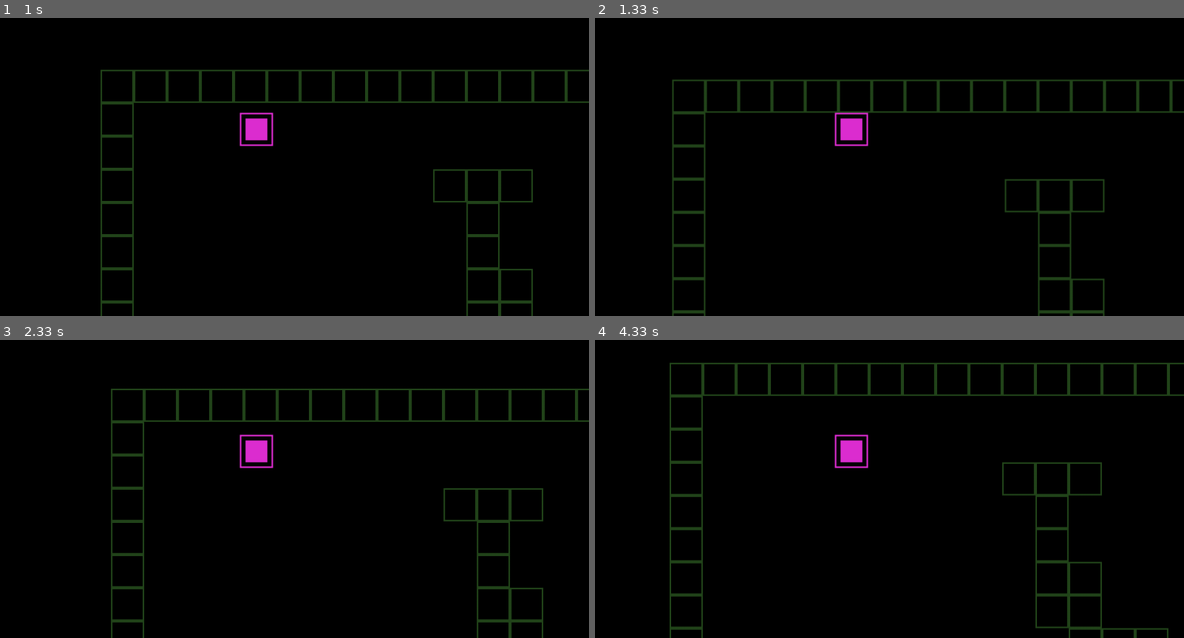
Above: before the commit, frames 1-4 (two rows, left to right).
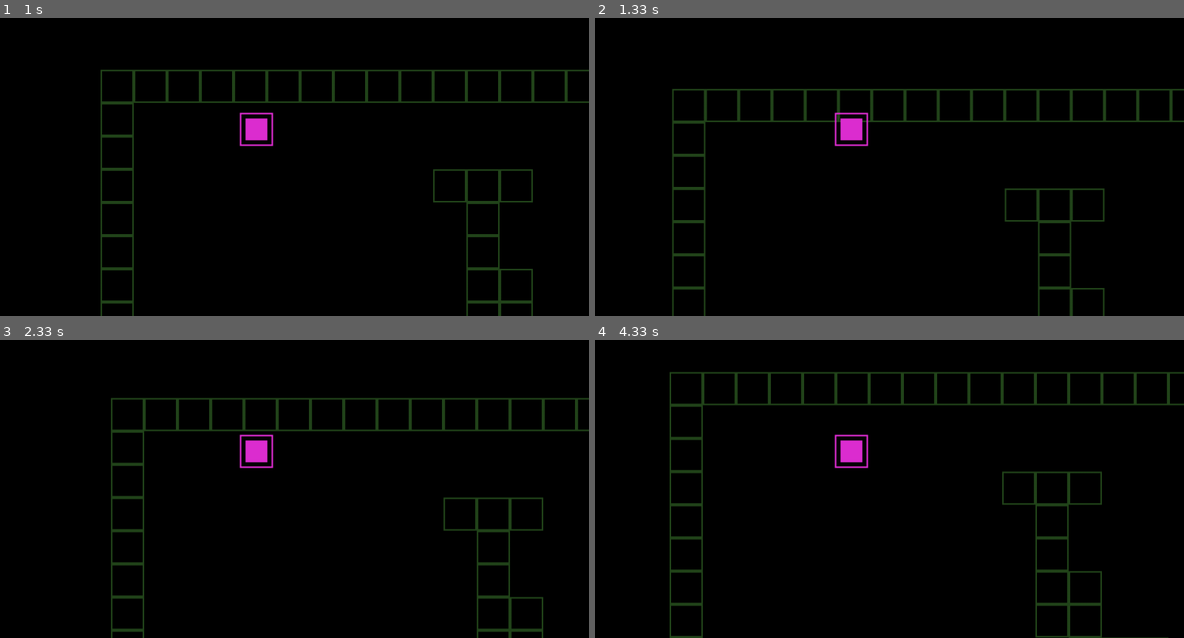
Above: after the commit, the same moments.

Repository: burgues0/pygame-progression-game
Game: pygame game, started from main.py
Same seed, same stepped clock (60 frames per second), same inputs: the game is played once before the commit and once after it.
Inputs:
- Up to frame 1 (1 s): hold D 0.33-0.8 s; hold W from 0.83 s (still down)
- Up to frame 2 (1.33 s): release W at 1.13 s; hold D from 1.17 s (still down)
- Up to frame 3 (2.33 s): release D at 1.63 s; hold A 1.67-2.2 s; hold S from 2.23 s (still down)
- Up to frame 4 (4.33 s): release S at 2.53 s; hold A 2.57-2.97 s; hold W 3-3.37 s; hold D 3.4-4.03 s; hold S from 4.07 s (still down)

Frame 1 is identical in both runs. In frame 2, 4.2% of the frame differs, in the area x 13-100%, y 20-100%; in frame 3, 4.1%; in frame 4, 4.7%, in the area x 12-100%, y 7-100%.

Commit message:
fix: player sprite priority sorted

Diff:
--- a/level.py
+++ b/level.py
@@ -54,6 +54,6 @@
         self.offset.x = player.rect.centerx - self.half_width
         self.offset.y = player.rect.centery - self.half_height
 
-        for sprite in self.sprites():
+        for sprite in sorted(self.sprites(), key = lambda sprite: sprite.rect.centery):
             offset_pos = sprite.rect.topleft - self.offset
             self.display_surface.blit(sprite.image, offset_pos)
--- a/player.py
+++ b/player.py
@@ -6,6 +6,7 @@
         super().__init__(sprite_group)
         self.image = pygame.image.load(PATH + '/sprites/entities/player.png').convert_alpha()
         self.rect = self.image.get_rect(topleft = pos)
+        self.hitbox = self.rect.inflate(0, -26)
 
         self.direction = pygame.math.Vector2()
         self.speed = 5
@@ -25,26 +26,28 @@
     def move(self, speed):
         if self.direction.magnitude() != 0:
             self.direction = self.direction.normalize()
-        self.rect.x += self.direction.x * speed
+
+        self.hitbox.x += self.direction.x * speed
         self.collision('horizontal')
-        self.rect.y += self.direction.y * speed
+        self.hitbox.y += self.direction.y * speed
         self.collision('vertical')
+        self.rect.center = self.hitbox.center
 
     def collision(self, direction):
         if direction == 'horizontal':
             for sprites in self.obstacles:
-                if sprites.rect.colliderect(self.rect):
+                if sprites.hitbox.colliderect(self.hitbox):
                     if self.direction.x > 0:
-                        self.rect.right = sprites.rect.left
+                        self.hitbox.right = sprites.hitbox.left
                     if self.direction.x < 0:
-                        self.rect.left = sprites.rect.right
+                        self.hitbox.left = sprites.hitbox.right
         if direction == 'vertical':
             for sprites in self.obstacles:
-                if sprites.rect.colliderect(self.rect):
+                if sprites.hitbox.colliderect(self.hitbox):
                     if self.direction.y > 0:
-                        self.rect.bottom = sprites.rect.top
+                        self.hitbox.bottom = sprites.hitbox.top
                     if self.direction.y  < 0:
-                        self.rect.top = sprites.rect.bottom
+                        self.hitbox.top = sprites.hitbox.bottom
 
     def update(self):
         self.kb_input()
--- a/tile.py
+++ b/tile.py
@@ -6,3 +6,4 @@
         super().__init__(spr_group)
         self.image = pygame.image.load(PATH + '/sprites/world/wall.png').convert_alpha()
         self.rect = self.image.get_rect(topleft = pos)
+        self.hitbox = self.rect.inflate(0, -10) #<- takes a rectangle and changes the size (y value is distributed between both extremities: -10 = -5 top -5 bottom)
